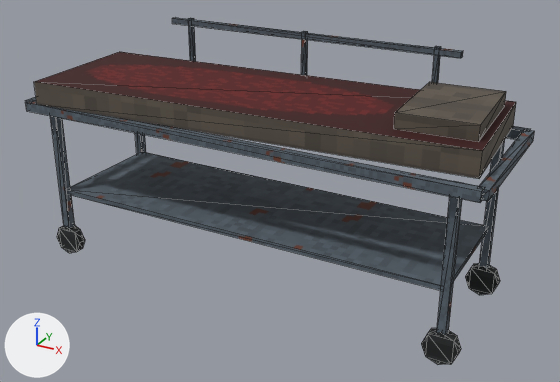
The glTF model assets/models/clinic/gurney.gltf as it was, and as the next commit left it.
The view is the same before and after, from a 50 mm lens placed at (1.53, -2.66, 1.74), pointed at (0.07, 0.0, 0.41). Arrows for +X, +Y and +Z are at lower left; the lights stay in place. The first picture is the older version. Mesh edges are drawn as thin lines. Vertices at exactly the same position are counted once.

Before the edit, the objects in view are built like this:
```python
me_gurney = bpy.data.meshes.new('gurney')
me_gurney.from_pydata(...)  # 184 vertices, 292 faces; spans x -1.02..1.02, y -0.35..0.36, z 0.0..1.02
# faces by material slot: [156, 112, 22, 2]
me_gurney.materials.append(mat_m_metal)  # picture img_metal_png
me_gurney.materials.append(mat_m_tire)  # picture img_tire_png
me_gurney.materials.append(mat_m_cloth)  # picture img_cloth_png
me_gurney.materials.append(mat_m_blood)  # picture img_blood_png
ob_gurney = bpy.data.objects.new('gurney', me_gurney)
ob_gurney.location = (0.0, 0.0, 0.0)
```
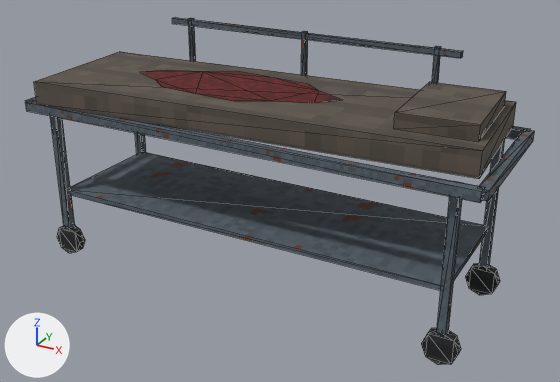
Boxes [x1, y1, x2, y2] around the edits, measured in the pictures (560 x 382 px):
part 1 of me_gurney, added (brown): after [140, 70, 342, 103]
part 2 of me_gurney, recoloured (lighter): [35, 52, 516, 151] in both

What changed in the scene script:
```text
Change me_gurney:
    used by ob_gurney; location = (0.0, 0.0, 0.0)
    remove me_gurney.from_pydata(...)  # 184 vertices, 292 faces; spans x -1.02..1.02, y -0.35..0.36, z 0.0..1.02
    add me_gurney.from_pydata(...)  # 198 vertices, 304 faces; spans x -1.02..1.02, y -0.35..0.36, z 0.0..1.02
    me_gurney part 1: a new loose piece of 14 vertices spanning x -0.64..0.33, y -0.18..0.2, z 0.84, in mat_m_blood (picture img_blood_png)
    me_gurney part 2: 2 faces spanning x -0.96..0.96, y -0.35..0.35, z 0.84 switch from mat_m_blood (picture img_blood_png) to mat_m_cloth (picture img_cloth_png)
```
